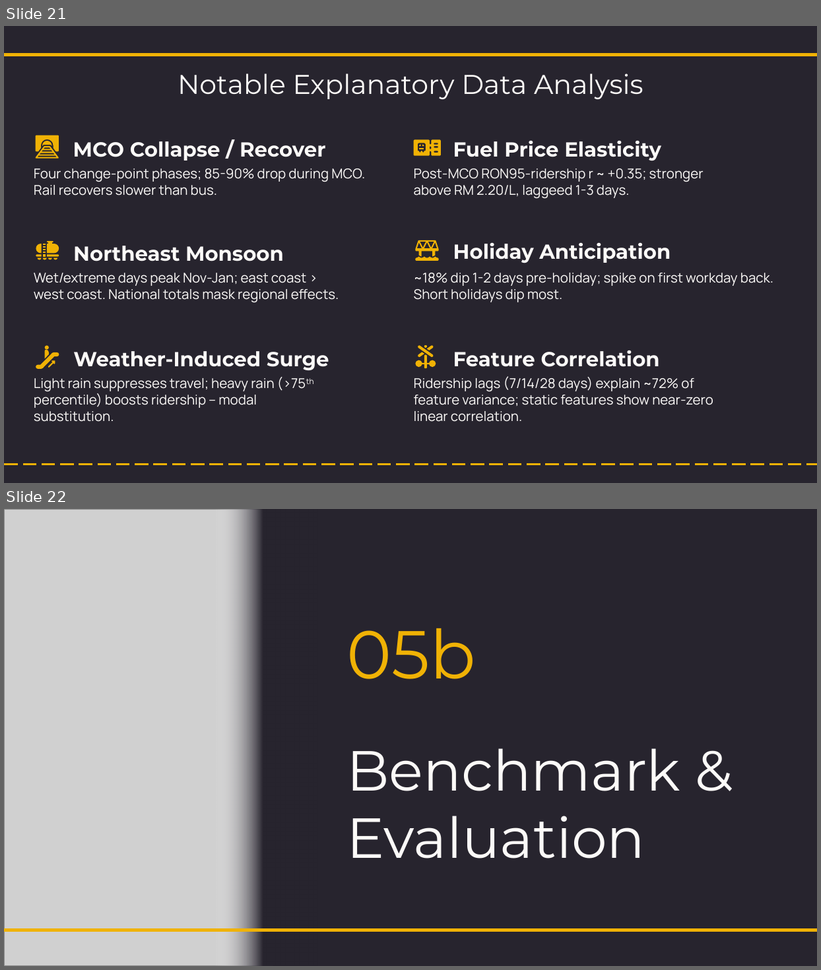
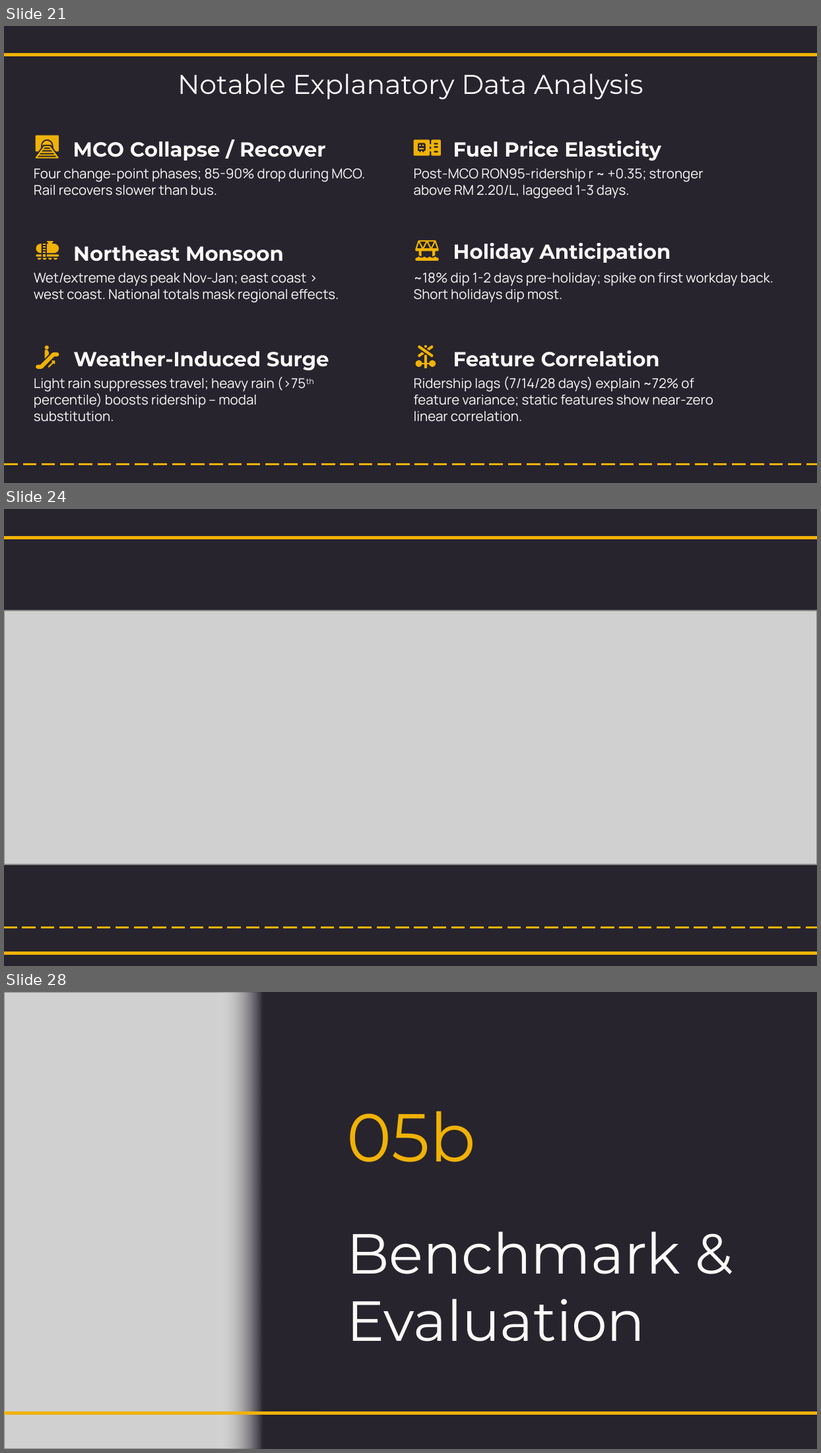
Before and after one commit to NightfuryEquinn/Ridership, a slide deck: docs/24202141_yipzixian_p1_presentation_revised.pptx. Shown one above the other, each under a label of ours: slides 21 and 22 before the commit, slides 21, 24 and 28 after it; the slides between them are not shown. The pictures are 821x970 and 821x1453 pixels, drawn with LibreOffice and Linux fonts; fonts in the diff are those of the drawing; grey boxes stand for pictures. Boxes give left, top, right and bottom in pixels: in the first picture for what was removed or moved away, otherwise in the second. Text is boxed around its words. In the diff, an @@ line names an element or a change of style, - is before the commit and + after.

```diff
--- a/docs/24202141_yipzixian_p1_presentation_revised.pptx
+++ b/docs/24202141_yipzixian_p1_presentation_revised.pptx
@@ slide 24 added at <box>4,509,817,966</box>, background #27242E @@
@@ line added from (4, 537) to (817, 537), #F0B205 3 pt @@
@@ picture added at <box>4,611,817,864</box> @@
@@ line added from (4, 927) to (817, 927), #F0B205 1.5 pt dashed @@
@@ line added from (4, 954) to (817, 954), #F0B205 3 pt @@
@@ what was slide 22 is now slide 28 @@
```
Also in this commit, not shown: 5 other slides added, 6 other files.
